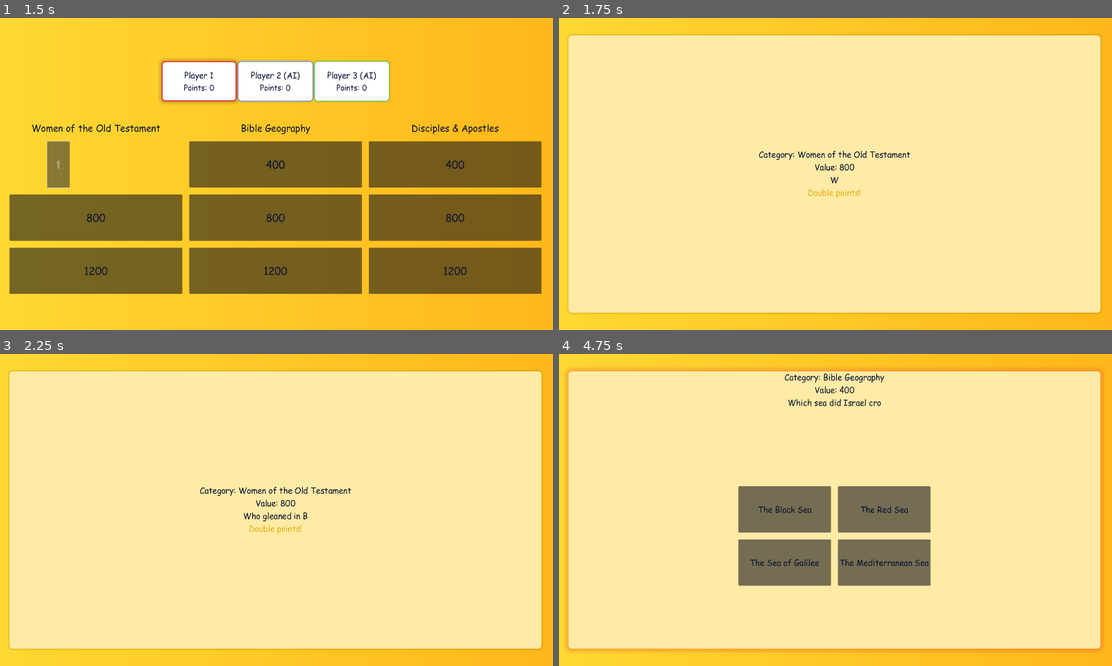
Above: before the commit, frames 1-4 (two rows, left to right).
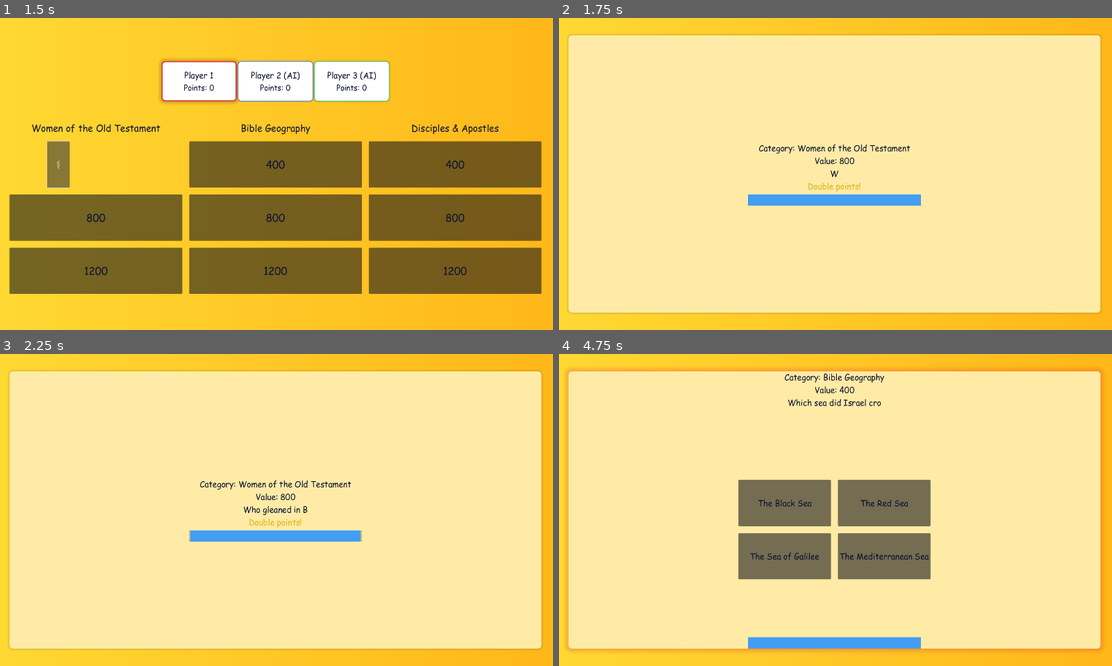
Above: after the commit, the same moments.

Repository: FrancoisCoding/bible-jeopardy
Game: Godot game, scene res://main.tscn
The game is run twice, just before and just after one commit, with the same random seed, the same clock (stepped at 60 frames per second) and the same inputs.
Inputs:
- Up to frame 1 (1.5 s): click "Play" at 0.5 s; click "400" at 1.25 s
- Up to frame 2 (1.75 s): no input
- Up to frame 3 (2.25 s): tap Enter at 2 s
- Up to frame 4 (4.75 s): tap Space at 2.27, 4.52 s; click "Ruth" at 2.75 s; click "400" at 3.5 s

Frame 1 is identical in both runs. In frame 2, 1.9% of the frame differs, in the area x 34-66%, y 40-61%; in frame 3, 2.1%; in frame 4, 4.8%, in the area x 32-68%, y 40-95%.

Commit message:
fixed timer component and reset state between screens

Diff:
--- a/scripts/main.gd
+++ b/scripts/main.gd
@@ -78,7 +78,7 @@
 @onready var result_label: Label = get_node_or_null("QuestionPanel/QuestionVBox/ResultLabel")
 @onready var answer_timer_label: Label = get_node_or_null("QuestionPanel/AnswerTimer")
 @onready var answer_buttons: Control = get_node_or_null("QuestionPanel/QuestionVBox/AnswerButtons")
-@onready var answer_timer_bar = get_node_or_null("QuestionPanel/TimerBar")
+@onready var answer_timer_bar = get_node_or_null("QuestionPanel/QuestionVBox/TimerBar")
 @onready var final_wager_panel: Control = get_node_or_null("QuestionPanel/FinalWager")
 @onready var final_wager_label: Label = get_node_or_null("QuestionPanel/FinalWager/WagerLabel")
 @onready var final_wager_input: LineEdit = get_node_or_null("QuestionPanel/FinalWager/WagerInput")
@@ -523,7 +523,7 @@
 	if answer_timer_bar is TimerBar:
 		answer_timer_bar.duration_seconds = ANSWER_TIME
 		answer_timer_bar.set_time_left(ANSWER_TIME)
-		answer_timer_bar.visible = false
+		answer_timer_bar.visible = true
 
 
 func _refresh_team_highlight() -> void:
